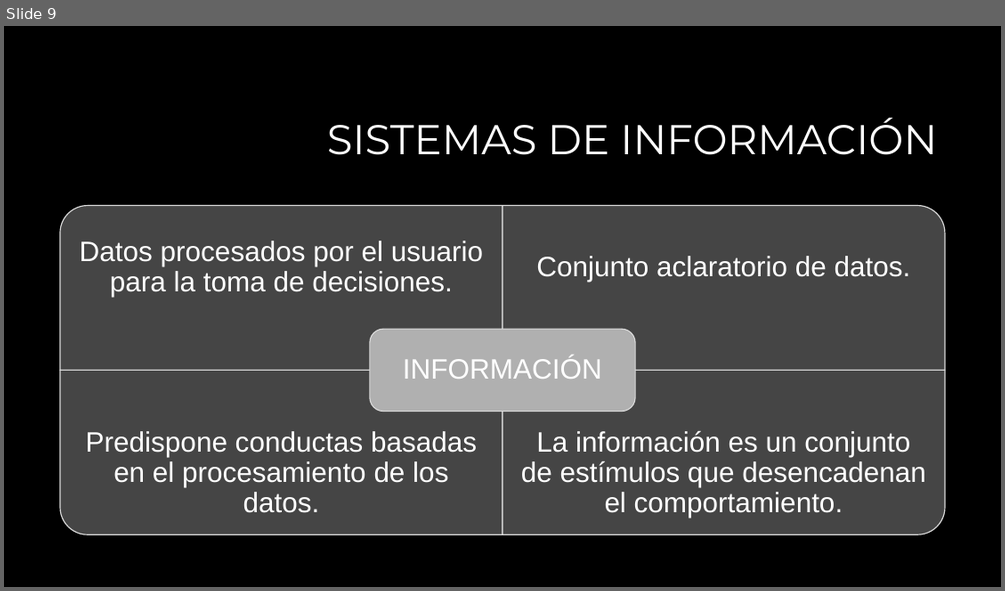
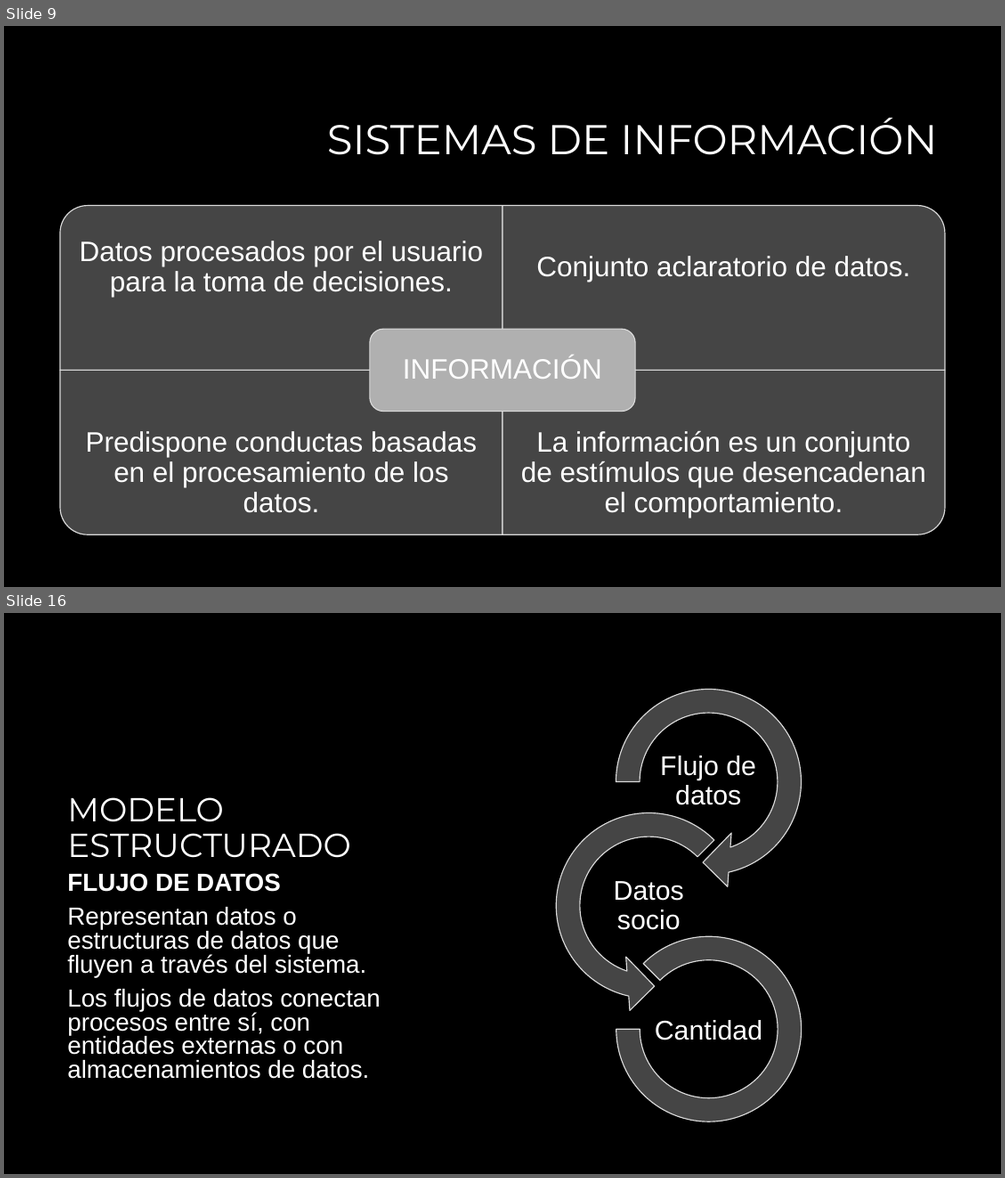
Before and after one commit to zherar7ordoya/AP3, a slide deck: Metodología de Desarrollo de Sistemas I/1er Parcial Metodologia I 2021 (Parte B).pptx. Shown one above the other, each under a label of ours: slide 9 before the commit, slides 9 and 16 after it; the slides between them are not shown. The pictures are 1005x591 and 1005x1178 pixels, drawn with LibreOffice and Linux fonts; fonts in the diff are those of the drawing; background and template pictures are left out. Boxes give left, top, right and bottom in pixels: in the first picture for what was removed or moved away, otherwise in the second. Text is boxed around its words. In the diff, an @@ line names an element or a change of style, - is before the commit and + after.

```diff
--- a/Metodología de Desarrollo de Sistemas I/1er Parcial Metodologia I 2021 (Parte B).pptx
+++ b/Metodología de Desarrollo de Sistemas I/1er Parcial Metodologia I 2021 (Parte B).pptx
@@ slide 16 added at (4,613,1001,1174), background #000000 @@
@@ title added at (67,797,351,858), 32 pt, text #FFFFFF @@
+MODELO ESTRUCTURADO
@@ text added at (67,873,380,1078), 23.8 pt, text #FFFFFF @@
+FLUJO DE DATOS
+Representan datos o estructuras de datos que fluyen a través del sistema.
+Los flujos de datos conectan procesos entre sí, con entidades externas o con almacenamientos de datos.
@@ group added at (541,674,816,1121): 3 texts, 1 circular arrow, 1 left circular arrow, 1 arch (boxed as its full ring) @@
+Flujo de datos
+Datos socio
+Cantidad
```
Also in this commit, not shown: 2 slides changed, 5 other slides added.
